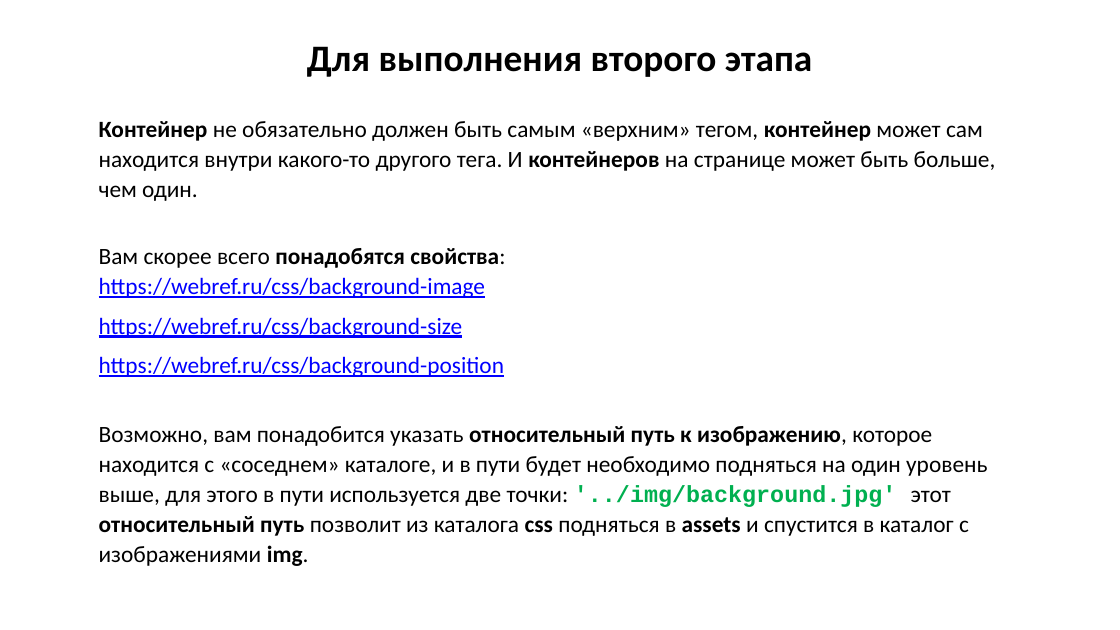
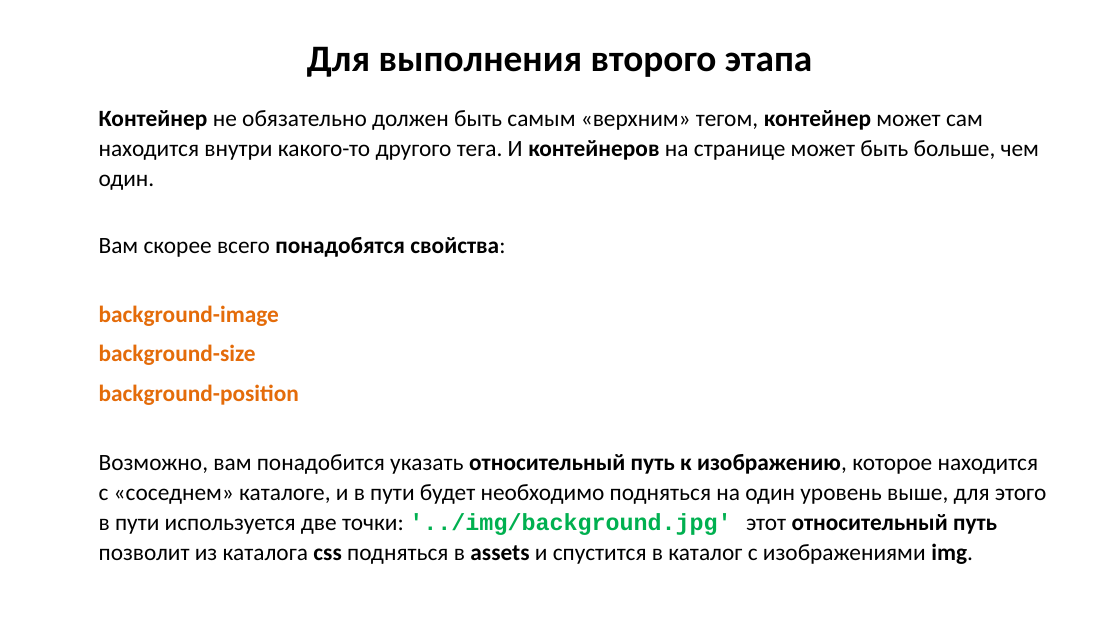
Before and after one commit to web44-ortdnipro/lesson04, a slide deck: slide 26 of lesson04.pptx. Drawn at 1120x630 pixels with LibreOffice and Linux fonts; fonts in the diff are those of the drawing. Boxes give left, top, right and bottom in pixels: in the first picture for what was removed or moved away, otherwise in the second. Text is boxed around its words. In the diff, an @@ line names an element or a change of style, - is before the commit and + after.

```diff
--- a/lesson04.pptx
+++ b/lesson04.pptx
@@ text "Контейнер не обязательно должен быть ...": place and size @@
-text "Контейнер не обязательно должен быть ..." at <box>99,121,996,566</box>
+text "Контейнер не обязательно должен быть ..." at <box>99,110,1046,564</box>
@@ text at <box>99,237,505,405</box>: text changed; text colour #0000FF to #E46C0A; bold on @@
-Вам скорее всего понадобятся свойства:
-https://webref.ru/css/background-image
-https://webref.ru/css/background-size
-https://webref.ru/css/background-position
+Вам скорее всего понадобятся свойства:
+background-image
+background-size
+background-position
```
Also in this commit, not shown: 9 other slides changed, 1 other file.
